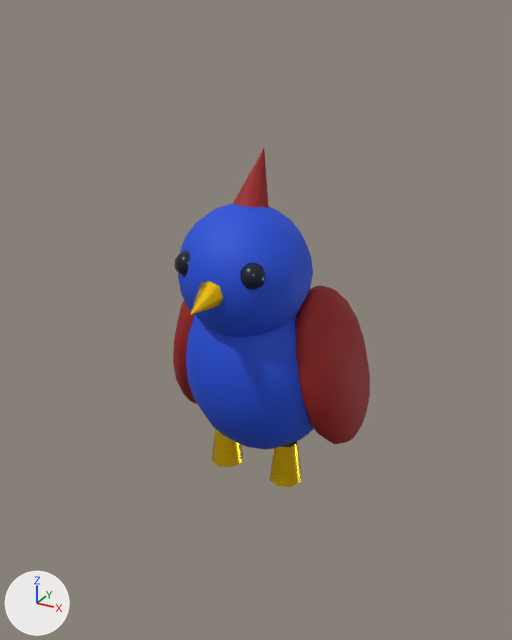
What one commit did to the glTF model ui/public/assets/models/avatars/pets/parrot.glb.
The view is the same before and after, from a camera (50 mm lens) standing at (0.206, -0.385, 0.304) and looking at (-0.022, 0.031, 0.096). Every picture has the same lights, and +X, +Y and +Z are marked at lower left. The picture after the commit comes second. Where no turn or scale is listed for an object, it has been applied to the vertices.

Objects in the first picture: 'parrot_crest', 'pet_beak', 'pet_eye_-1', 'pet_eye_1', 'pet_head', 'pet_torso', 'pet_wing_-1', 'pet_wing_1', 'talon_-1', 'talon_1'.
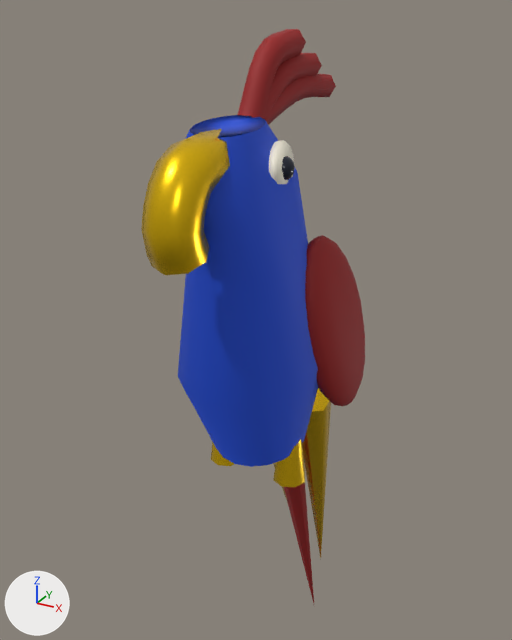
Location of each change, (x1, y1, x2, y2) in pixels of the pictures (512 x 640 px):
'parrot_sleek_body', added (blue): after (178, 115, 318, 467)
'pet_head', deleted (blue): before (178, 203, 313, 337)
'pet_torso', deleted (blue): before (186, 314, 314, 450)
'pet_wing_1', deleted (red): before (295, 285, 370, 445)
'parrot_upper_bill', added (yellow): after (141, 129, 230, 275)
'parrot_wing_1', added (red): after (305, 235, 365, 406)
'parrot_crest_0', added (red): after (237, 29, 306, 118)
'parrot_long_tail_1', added: after (302, 388, 331, 559)
'parrot_crest_2', added (red): after (265, 74, 336, 125)
'talon_1', moved: before (269, 441, 302, 487); after (273, 439, 305, 487)
'parrot_long_tail_0', added (red): after (284, 483, 314, 603)
'parrot_crest_1', added (red): after (263, 53, 322, 119)
'pet_wing_-1', deleted (red): before (173, 300, 197, 404)
'parrot_crest', deleted (red): before (233, 149, 269, 208)
'talon_-1', moved (mostly hidden afterwards): before (212, 428, 243, 467); after (211, 442, 234, 466)
'pet_beak', deleted (yellow): before (190, 281, 223, 315)
'parrot_cheek_1', added (pale yellow): after (269, 140, 294, 184)
'pet_eye_1', deleted: before (240, 263, 265, 290)
'pet_eye_-1', deleted: before (174, 250, 190, 276)
'parrot_eye_1', added: after (282, 156, 295, 180)
'parrot_long_tail_-1', added (mostly hidden): after (273, 462, 288, 503)

Edits to the bpy script that builds the scene:
```text
Add me_parrot_long_tail_1:
    me_parrot_long_tail_1.from_pydata([(-0.007, 0.032, -0.105), (0.007, -0.018, 0.109), (0.019, -0.025, 0.106), (0.019, -0.038, 0.102), (0.007, -0.045, 0.101), (-0.006, -0.038, 0.104), (-0.006, -0.025, 0.108), (0.007, -0.018, 0.109), (0.007, -0.032, 0.105)], [], [(1, 2, 0), (2, 3, 0), (3, 4, 0), (4, 5, 0), (5, 6, 0), (6, 7, 0), (2, 1, 8), (3, 2, 8), (4, 3, 8), (5, 4, 8), (6, 5, 8), (7, 6, 8)])
    me_parrot_long_tail_1.materials.append(mat_mat_metal)  # yellow #facc15
Add me_parrot_long_tail_0:
    me_parrot_long_tail_0.from_pydata([(0.0, 0.043, -0.144), (0.0, -0.03, 0.148), (0.012, -0.036, 0.146), (0.012, -0.05, 0.142), (0.0, -0.057, 0.14), (-0.012, -0.05, 0.142), (-0.012, -0.036, 0.146), (0.0, -0.03, 0.148), (0.0, -0.043, 0.144)], [], [(1, 2, 0), (2, 3, 0), (3, 4, 0), (4, 5, 0), (5, 6, 0), (6, 7, 0), (2, 1, 8), (3, 2, 8), (4, 3, 8), (5, 4, 8), (6, 5, 8), (7, 6, 8)])
    me_parrot_long_tail_0.materials.append(mat_mat_secondary)  # red #991b1b
Add me_parrot_long_tail__1:
    me_parrot_long_tail__1.from_pydata([(0.007, 0.032, -0.105), (-0.007, -0.018, 0.109), (0.006, -0.025, 0.108), (0.006, -0.038, 0.104), (-0.007, -0.045, 0.101), (-0.019, -0.038, 0.102), (-0.019, -0.025, 0.106), (-0.007, -0.018, 0.109), (-0.007, -0.032, 0.105)], [], [(1, 2, 0), (2, 3, 0), (3, 4, 0), (4, 5, 0), (5, 6, 0), (6, 7, 0), (2, 1, 8), (3, 2, 8), (4, 3, 8), (5, 4, 8), (6, 5, 8), (7, 6, 8)])
    me_parrot_long_tail__1.materials.append(mat_mat_metal)  # yellow #facc15
Change ob_talon__1:
    ob_talon__1.location: (-0.024, -0.01, 0.015) -> (-0.026, -0.008, 0.016)
Change ob_talon_1:
    ob_talon_1.location: (0.024, -0.01, 0.015) -> (0.026, -0.008, 0.016)
Remove ob_pet_torso:
    ob_pet_torso = bpy.data.objects.new('pet_torso', me_pet_torso)
Remove ob_pet_head:
    ob_pet_head = bpy.data.objects.new('pet_head', me_pet_head)
Remove ob_pet_wing__1:
    ob_pet_wing__1 = bpy.data.objects.new('pet_wing_-1', me_pet_wing__1)
Remove ob_pet_wing_1:
    ob_pet_wing_1 = bpy.data.objects.new('pet_wing_1', me_pet_wing_1)
Remove ob_pet_beak:
    ob_pet_beak = bpy.data.objects.new('pet_beak', me_pet_beak)
Remove ob_pet_eye__1:
    ob_pet_eye__1 = bpy.data.objects.new('pet_eye_-1', me_pet_eye__1)
Remove ob_pet_eye_1:
    ob_pet_eye_1 = bpy.data.objects.new('pet_eye_1', me_pet_eye_1)
Remove ob_parrot_crest:
    ob_parrot_crest = bpy.data.objects.new('parrot_crest', me_parrot_crest)
Add ob_parrot_long_tail_1:
    ob_parrot_long_tail_1 = bpy.data.objects.new('parrot_long_tail_1', me_parrot_long_tail_1)
    ob_parrot_long_tail_1.location = (0.014, 0.072, -0.0686)
Add ob_parrot_long_tail_0:
    ob_parrot_long_tail_0 = bpy.data.objects.new('parrot_long_tail_0', me_parrot_long_tail_0)
    ob_parrot_long_tail_0.location = (0.0, 0.068, -0.099)
Add ob_parrot_long_tail__1:
    ob_parrot_long_tail__1 = bpy.data.objects.new('parrot_long_tail_-1', me_parrot_long_tail__1)
    ob_parrot_long_tail__1.location = (-0.014, 0.072, -0.0686)
Add ob_parrot_crest_2:
    ob_parrot_crest_2 = bpy.data.objects.new('parrot_crest_2', me_parrot_crest_2)  # 54 vertices, 96 faces; spans x -0.0085..0.0085, y -0.0197..0.0885, z 0.2368..0.2657; in mat_mat_secondary (red #991b1b)
    ob_parrot_crest_2.location = (0.0, 0.0, 0.0)
Add ob_parrot_crest_1:
    ob_parrot_crest_1 = bpy.data.objects.new('parrot_crest_1', me_parrot_crest_1)  # 54 vertices, 96 faces; spans x -0.0085..0.0085, y -0.0217..0.0634, z 0.2376..0.2776; in mat_mat_secondary (red #991b1b)
    ob_parrot_crest_1.location = (0.0, 0.0, 0.0)
Add ob_parrot_crest_0:
    ob_parrot_crest_0 = bpy.data.objects.new('parrot_crest_0', me_parrot_crest_0)  # 54 vertices, 96 faces; spans x -0.0085..0.0085, y -0.0241..0.0395, z 0.2399..0.2922; in mat_mat_secondary (red #991b1b)
    ob_parrot_crest_0.location = (0.0, 0.0, 0.0)
Add ob_parrot_wing_1:
    ob_parrot_wing_1 = bpy.data.objects.new('parrot_wing_1', me_parrot_wing_1)  # 119 vertices, 216 faces; spans x -0.0179..0.0179, y -0.0369..0.0369, z -0.0616..0.0616; in mat_mat_secondary (red #991b1b)
    ob_parrot_wing_1.location = (0.044, 0.016, 0.112)
Add ob_parrot_eye_1:
    ob_parrot_eye_1 = bpy.data.objects.new('parrot_eye_1', me_parrot_eye_1)  # 65 vertices, 112 faces; spans x -0.007..0.007, y -0.007..0.007, z -0.007..0.007; in mat_mat_pupil (black #0f172a)
    ob_parrot_eye_1.location = (0.032, -0.038, 0.224)
Add ob_parrot_cheek_1:
    ob_parrot_cheek_1 = bpy.data.objects.new('parrot_cheek_1', me_parrot_cheek_1)  # 79 vertices, 140 faces; spans x -0.0099..0.0099, y -0.0195..0.0195, z -0.0153..0.0153; in mat_mat_ivory_fixed (pale yellow #f1ebd8)
    ob_parrot_cheek_1.location = (0.026, -0.03, 0.222)
Add ob_parrot_upper_bill:
    ob_parrot_upper_bill = bpy.data.objects.new('parrot_upper_bill', me_parrot_upper_bill)  # 88 vertices, 160 faces; spans x -0.016..0.016, y -0.1139..-0.0412, z 0.1784..0.2451; in mat_mat_metal (yellow #facc15)
    ob_parrot_upper_bill.location = (0.0, 0.0, 0.0)
Add ob_parrot_sleek_body:
    ob_parrot_sleek_body = bpy.data.objects.new('parrot_sleek_body', me_parrot_sleek_body)  # 97 vertices, 180 faces; spans x -0.047..0.047, y -0.086..0.042, z 0.021..0.248; in mat_mat_primary (blue #1d4ed8)
    ob_parrot_sleek_body.location = (0.0, 0.0, 0.0)
```
